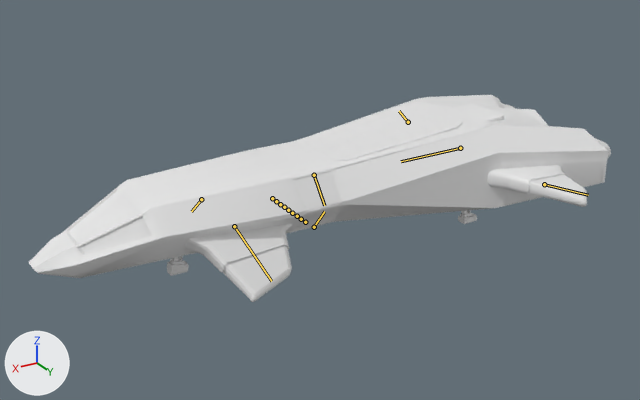
An edit to the Blender file Blender/asset/Asset customù/RIG SHIP.blend, drawn before and after from the same camera.
Camera for both pictures: a 50 mm lens placed at (22.7, 32.6, 15.3), pointed at (3.2, 0.0, -1.0). The lights are fixed; the arrows at lower left show +X, +Y and +Z. The first picture is the older version. The bones that bend it are drawn over the model as lines.

Objects in the first picture: 'esterni'.
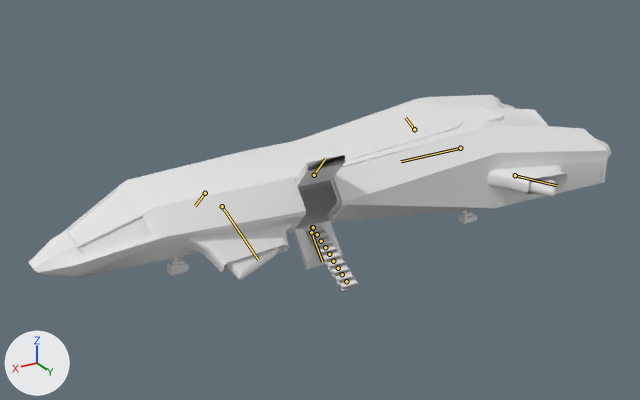
The newer file adds an action. The first version stands in its rest pose; the second is drawn at frame 112 of the action 'Cutscene_anim'.

What differs and where, as boxes (x1, y1, x2, y2) in the pictures (640 x 400 px):
'esterni', posed: before (29, 95, 611, 302); after (29, 95, 611, 291)
'Tastiera', unchanged, uncovered by the edit: before (127, 171, 330, 265); after (127, 178, 342, 265)
bone 'Wing.P.R', root to tip: before (408, 122) to (399, 111); after (414, 129) to (405, 117)
bone 'wing.A.R', root to tip: before (201, 199) to (191, 211); after (205, 193) to (195, 206)
bone 'Wing.A.L', root to tip: before (234, 226) to (271, 281); after (222, 206) to (258, 260)
bone 'Wing.P.L', root to tip: before (544, 184) to (588, 195); after (515, 175) to (556, 185)
bone 'Rampa', root to tip: before (272, 198) to (273, 199); after (312, 227) to (313, 228)
bone 'porta', root to tip: before (314, 175) to (324, 205); after (314, 175) to (325, 158)
bone 'porta.001', root to tip: before (314, 227) to (324, 211); after (311, 232) to (322, 262)

The edits, one by one:
Bone 'Wing.P.R' (bone_wing_p_r) moves from (0.0, 0.0, 0.0) to (-0.08, -1.5, 0.0).
Bone 'wing.A.R' (bone_wing_a_r) moves from (0.0, 0.0, 0.0) to (-0.04, -1.05, -0.06).
Bone 'Wing.A.L' (bone_wing_a_l) moves from (0.0, 0.0, 0.0) to (0.0, -1.05, 0.08).
Bone 'Wing.P.L' (bone_wing_p_l) moves from (0.0, 0.0, 0.0) to (-0.08, -1.5, 0.0).
Bone 'Rampa' (bone_rampa) moves from (0.0, 0.0, 0.0) to (0.0, 3.77, 0.0).
Bone 'Rampa' (bone_rampa) turns from (0, 0, 0) to (-27, 0, 0) degrees about its own x, y and z.
Bone 'porta' (bone_porta) turns from (0, 0, 0) to (99, 0, 0) degrees about its own x, y and z.
Bone 'porta.001' (bone_porta_001) moves from (0.0, 0.0, 0.0) to (0.0, -0.42, -0.04).
Bone 'porta.001' (bone_porta_001) turns from (0, 0, 0) to (-99, 0, 0) degrees about its own x, y and z.
